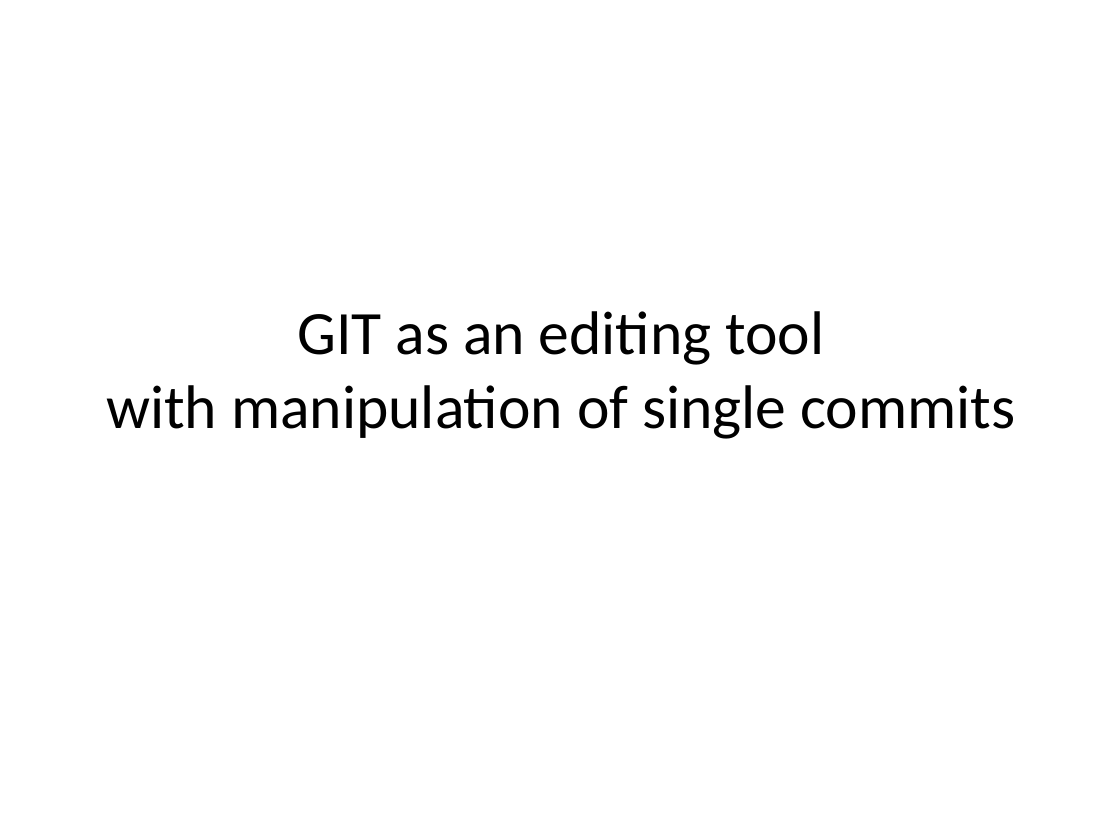
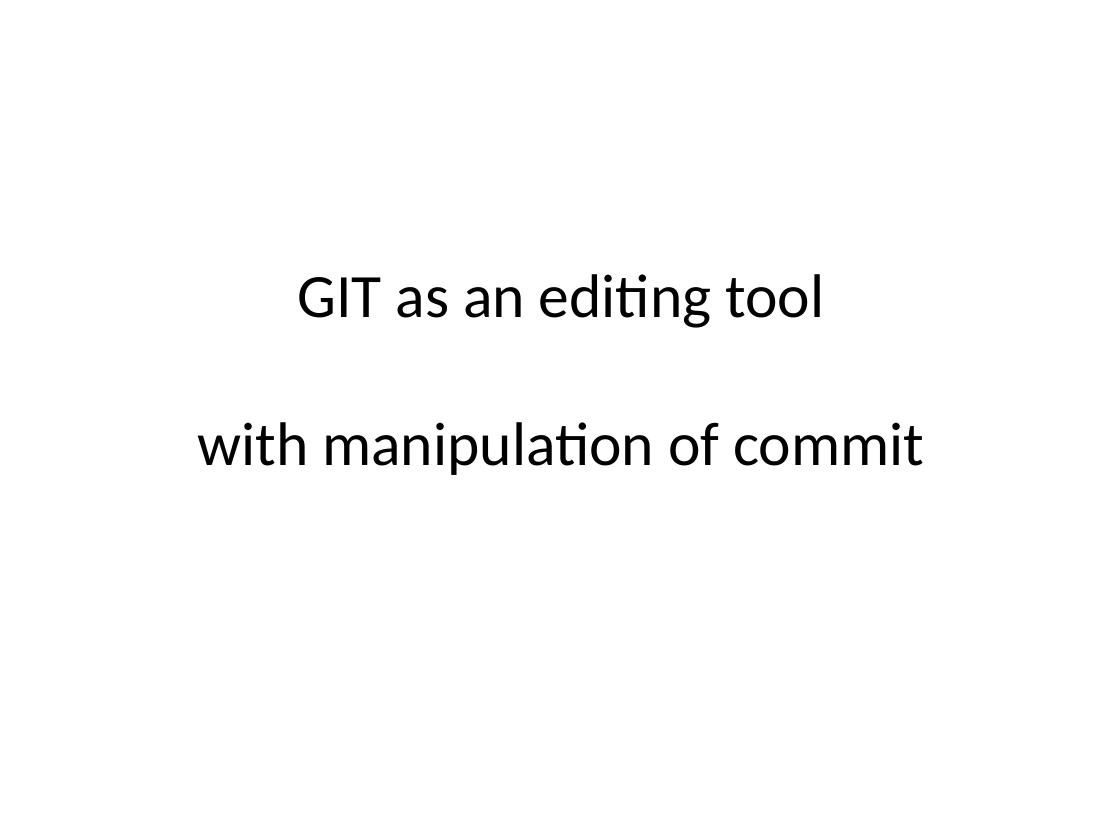
Before and after one commit to uncas/writings, a slide deck: slide 6 of GitRebase.pptx. Drawn at 1120x840 pixels with LibreOffice and Linux fonts; fonts in the diff are those of the drawing. Boxes give left, top, right and bottom in pixels: in the first picture for what was removed or moved away, otherwise in the second. Text is boxed around its words. In the diff, an @@ line names an element or a change of style, - is before the commit and + after.

```diff
--- a/GitRebase.pptx
+++ b/GitRebase.pptx
@@ title at (197,274,924,475): text changed @@
-GIT as an editing tool
-with manipulation of single commits
+GIT as an editing tool
+with manipulation of commit
```
Also in this commit, not shown: 2 other slides changed, 5 slides added, 2 other files.
